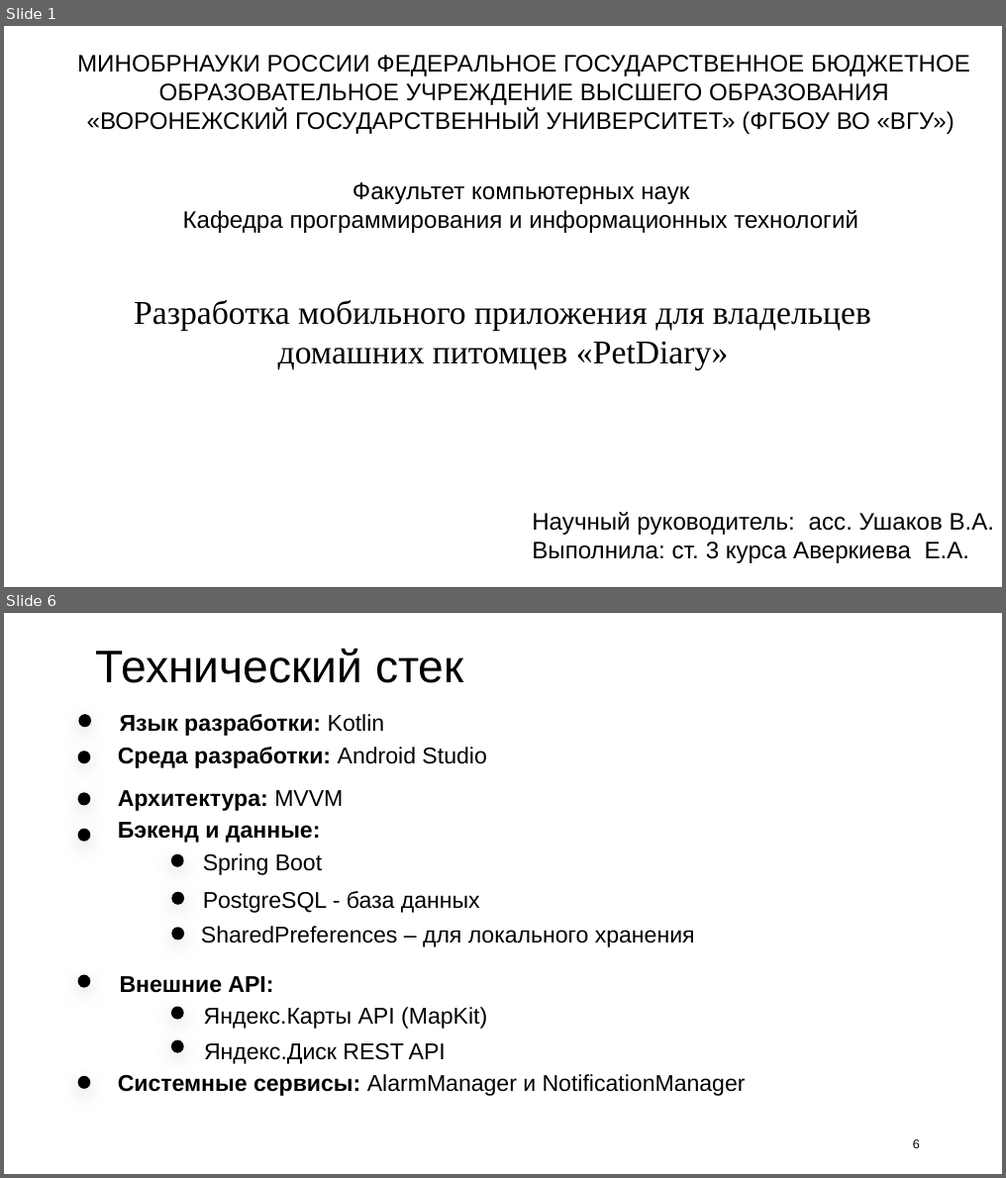
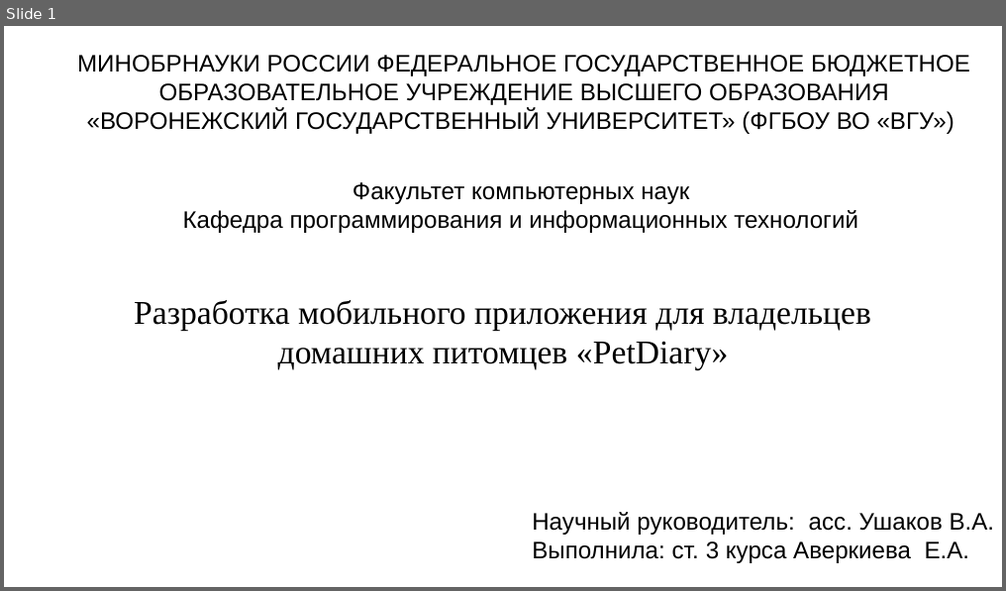
Before and after one commit to kattrin0/petDiarry_, a slide deck: documentation/презентация_PetDiary.pptx. Shown one above the other, each under a label of ours: slides 1 and 6 before the commit, slide 1 after it; the slides between them are not shown. The pictures are 1006x1178 and 1006x591 pixels, drawn with LibreOffice and Linux fonts; fonts in the diff are those of the drawing. Boxes give left, top, right and bottom in pixels: in the first picture for what was removed or moved away, otherwise in the second. Text is boxed around its words. In the diff, an @@ line names an element or a change of style, - is before the commit and + after.

```diff
--- a/documentation/презентация_PetDiary.pptx
+++ b/documentation/презентация_PetDiary.pptx
@@ slide 6 removed at box(4, 613, 1002, 1174), background #FFFFFF @@
@@ text removed at box(96, 648, 464, 683) @@
-Технический стек
@@ ellipse removed at box(79, 714, 91, 727) @@
@@ text removed at box(120, 714, 385, 736) @@
-Язык разработки: Kotlin
@@ ellipse removed at box(78, 751, 91, 763) @@
@@ text removed at box(118, 747, 486, 768) @@
-Среда разработки: Android Studio
@@ text removed at box(118, 790, 343, 811) @@
-Архитектура: MVVM
@@ ellipse removed at box(78, 792, 91, 805) @@
@@ ellipse removed at box(78, 829, 91, 842) @@
@@ text removed at box(118, 822, 321, 843) @@
-Бэкенд и данные:
@@ ellipse removed at box(171, 854, 183, 866) @@
@@ text removed at box(203, 854, 322, 875) @@
-  Spring Boot
@@ ellipse removed at box(171, 892, 184, 905) @@
@@ text removed at box(203, 891, 480, 913) @@
-  PostgreSQL - база данных
@@ ellipse removed at box(171, 928, 184, 940) @@
@@ text removed at box(201, 926, 695, 948) @@
-SharedPreferences – для локального хранения
@@ ellipse removed at box(78, 975, 91, 988) @@
@@ text removed at box(120, 976, 273, 993) @@
-Внешние API:
@@ ellipse removed at box(171, 1007, 183, 1020) @@
@@ text removed at box(204, 1007, 487, 1029) @@
-  Яндекс.Карты API (MapKit)
@@ ellipse removed at box(171, 1041, 183, 1054) @@
@@ text removed at box(204, 1044, 446, 1064) @@
-  Яндекс.Диск REST API
@@ ellipse removed at box(78, 1076, 91, 1089) @@
@@ text removed at box(118, 1074, 746, 1096) @@
-Системные сервисы: AlarmManager и NotificationManager
@@ page number removed at box(913, 1140, 920, 1149) @@
-6
```
Also in this commit, not shown: 4 slides changed, 7 slides added, 4 other slides removed, 1 other file.
